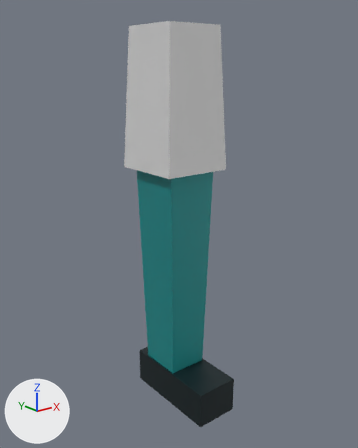
The glTF model examples/solid-eleven/assets/shared/models/leg_k22.glb, before and after one commit.
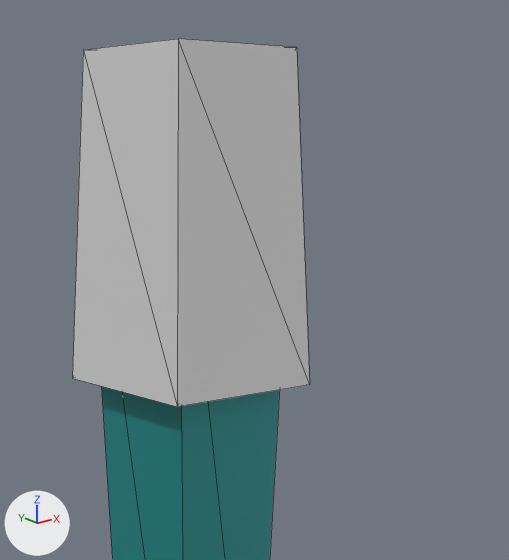
There are two pictures of each version: one whole from a camera (50 mm lens) standing at (-0.729, -0.929, -0.072) and looking at (-0.009, -0.028, -0.432), one close up on the part from 26% to 87% of the width and 1% to 55% of the height. Lighting does not change. The marker at lower left points along +X, +Y and +Z. The last two pictures show the newer version. The close-ups show mesh edges as thin lines. Vertices at exactly the same position are counted once.

Script lines for the objects in view, before the commit:
```python
me_leg_kit_022 = bpy.data.meshes.new('leg_kit.022')
me_leg_kit_022.from_pydata(...)  # 24 vertices, 32 faces; spans x -0.085..0.085, y -0.17..0.09, z -0.91..0.02
me_leg_kit_022.materials.append(mat_defaultmaterial)
ob_leg_kit = bpy.data.objects.new('leg_kit', me_leg_kit_022)
ob_leg_kit.location = (0.0, 0.0, 0.0)
```
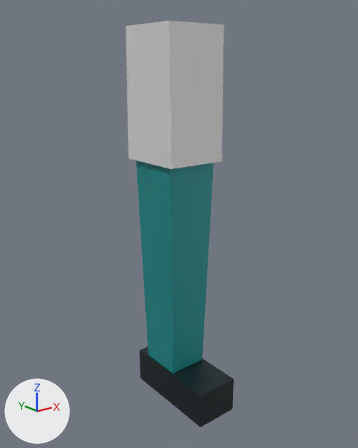
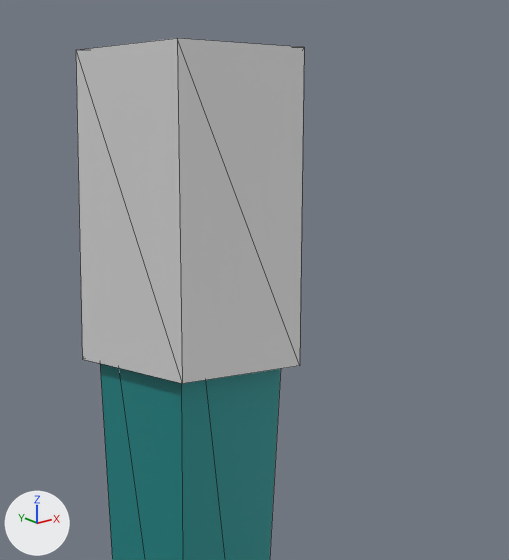
Where the change shows, as pixel boxes [x1, y1, x2, y2] in the close-ups (509 x 560 px; the box of a moved part takes in the faces that stretch with it):
'leg_kit', reshaped: before [72, 39, 310, 560]; after [76, 38, 304, 560]
part 1 of me_leg_kit_022, moved or reshaped: before [72, 39, 310, 407]; after [76, 38, 304, 384]

Diff of the bpy script that builds the scene:
```diff
--- a/examples/solid-eleven/assets/shared/models/leg_k22.glb.py
+++ b/examples/solid-eleven/assets/shared/models/leg_k22.glb.py
@@ me_leg_kit_022 @@
 # used by ob_leg_kit; location = (0.0, 0.0, 0.0)
-me_leg_kit_022.from_pydata(...)  # 24 vertices, 32 faces; spans x -0.085..0.085, y -0.17..0.09, z -0.91..0.02
-me_leg_kit_022.vertices[0].co = (-0.07, 0.075, 0.02)  # pixel (83, 49)
-me_leg_kit_022.vertices[1].co = (0.07, 0.075, 0.02)
-me_leg_kit_022.vertices[2].co = (0.085, 0.09, -0.3)
-me_leg_kit_022.vertices[3].co = (-0.085, 0.09, -0.3)  # pixel (72, 378)
-me_leg_kit_022.vertices[4].co = (0.07, -0.075, 0.02)  # pixel (296, 47)
-me_leg_kit_022.vertices[5].co = (0.085, -0.09, -0.3)  # pixel (309, 384)
-me_leg_kit_022.vertices[6].co = (-0.07, -0.075, 0.02)  # pixel (178, 38)
-me_leg_kit_022.vertices[7].co = (-0.085, -0.09, -0.3)  # pixel (177, 406)
+me_leg_kit_022.from_pydata(...)  # 24 vertices, 32 faces; spans x -0.075..0.075, y -0.17..0.09, z -0.91..0.02
+# me_leg_kit_022 part 1
+me_leg_kit_022.vertices[0].co = (-0.075, 0.08, 0.02)  # pixel (75, 49)
+me_leg_kit_022.vertices[1].co = (0.075, 0.08, 0.02)
+me_leg_kit_022.vertices[2].co = (0.075, 0.085, -0.28)
+me_leg_kit_022.vertices[3].co = (-0.075, 0.085, -0.28)  # pixel (82, 359)
+me_leg_kit_022.vertices[4].co = (0.075, -0.08, 0.02)  # pixel (304, 47)
+me_leg_kit_022.vertices[5].co = (0.075, -0.085, -0.28)  # pixel (299, 365)
+me_leg_kit_022.vertices[6].co = (-0.075, -0.08, 0.02)  # pixel (177, 38)
+me_leg_kit_022.vertices[7].co = (-0.075, -0.085, -0.28)  # pixel (182, 383)
 me_leg_kit_022.materials.append(mat_defaultmaterial)
```
